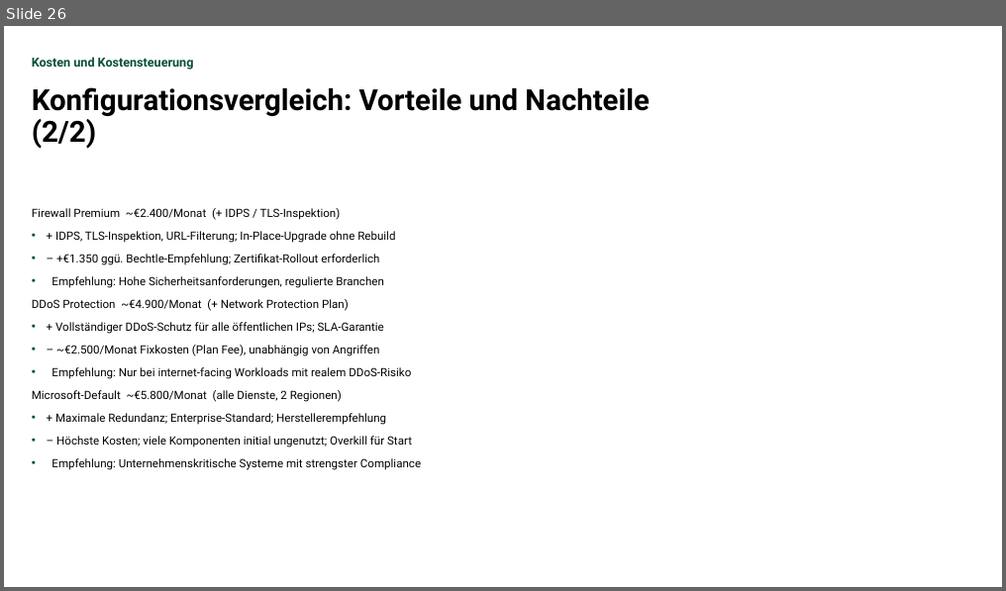
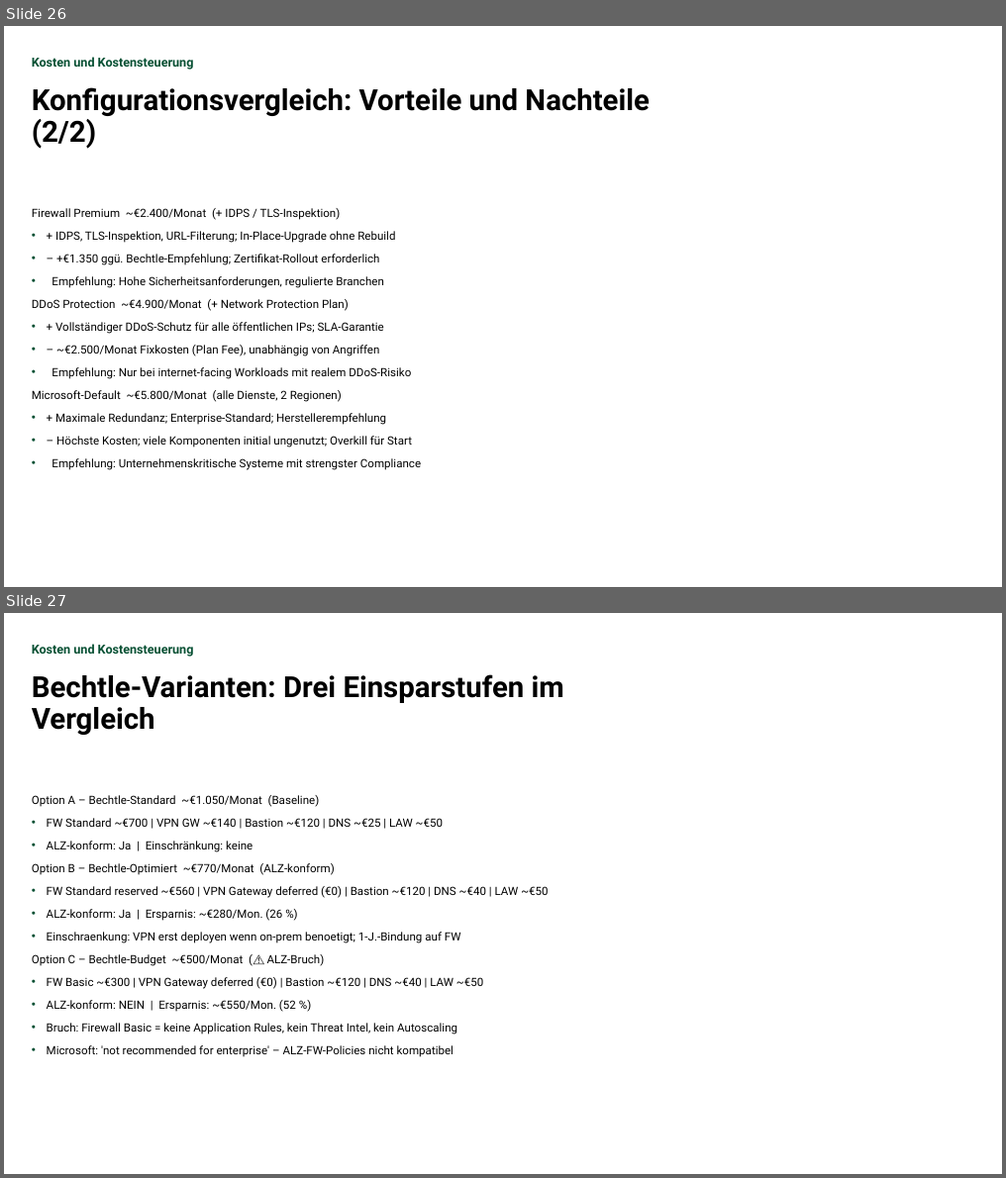
Before and after one commit to YannickBeck/azure-landing-zone, a slide deck: docs/konzept/Powerpoint/Azure-Landing-Zone-Konzept.pptx. Shown one above the other, each under a label of ours: slide 26 before the commit, slides 26 and 27 after it. The pictures are 1006x591 and 1006x1178 pixels, drawn with LibreOffice and Linux fonts; fonts in the diff are those of the drawing; background and template pictures are left out. Boxes give left, top, right and bottom in pixels: in the first picture for what was removed or moved away, otherwise in the second. Text is boxed around its words. In the diff, an @@ line names an element or a change of style, - is before the commit and + after.

```diff
--- a/docs/konzept/Powerpoint/Azure-Landing-Zone-Konzept.pptx
+++ b/docs/konzept/Powerpoint/Azure-Landing-Zone-Konzept.pptx
@@ slide 27 added at <box>4,613,1002,1174</box>, background #FFFFFF @@
@@ subtitle added at <box>32,644,194,657</box>, 12 pt, text #075033, bold @@
+Kosten und Kostensteuerung
@@ title added at <box>32,674,564,735</box>, 28 pt, text #000000, bold @@
+Bechtle-Varianten: Drei Einsparstufen im Vergleich
@@ text added at <box>32,795,548,1058</box>, 11 pt, text #000000 @@
+Option A – Bechtle-Standard ~€1.050/Monat (Baseline)
+  • FW Standard ~€700 | VPN GW ~€140 | Bastion ~€120 | DNS ~€25 | LAW ~€50
+  • ALZ-konform: Ja | Einschränkung: keine
+Option B – Bechtle-Optimiert ~€770/Monat (ALZ-konform)
+  • FW Standard reserved ~€560 | VPN Gateway deferred (€0) | Bastion ~€120 | DNS ~€40 | LAW ~€50
+  • ALZ-konform: Ja | Ersparnis: ~€280/Mon. (26 %)
+  • Einschraenkung: VPN erst deployen wenn on-prem benoetigt; 1-J.-Bindung auf FW
+Option C – Bechtle-Budget ~€500/Monat (⚠ ALZ-Bruch)
+  • FW Basic ~€300 | VPN Gateway deferred (€0) | Bastion ~€120 | DNS ~€40 | LAW ~€50
+  • ALZ-konform: NEIN | Ersparnis: ~€550/Mon. (52 %)
+  • Bruch: Firewall Basic = keine Application Rules, kein Threat Intel, kein Autoscaling
+  • Microsoft: 'not recommended for enterprise' – ALZ-FW-Policies nicht kompatibel
```
Also in this commit, not shown: 5 other files.
